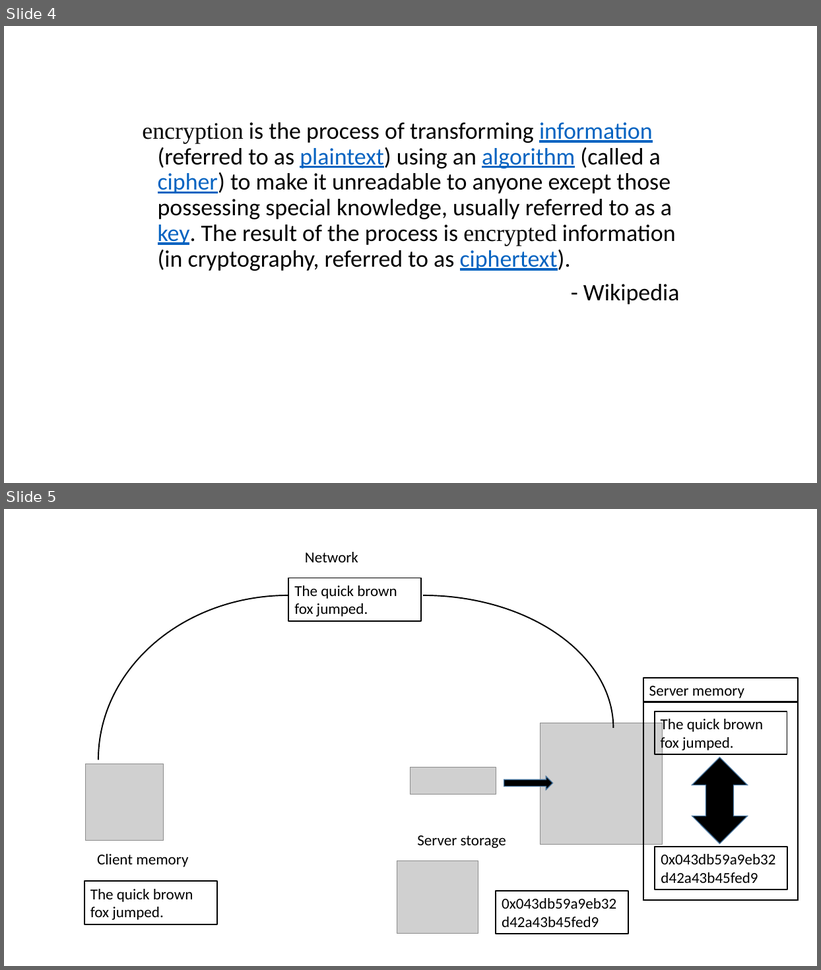
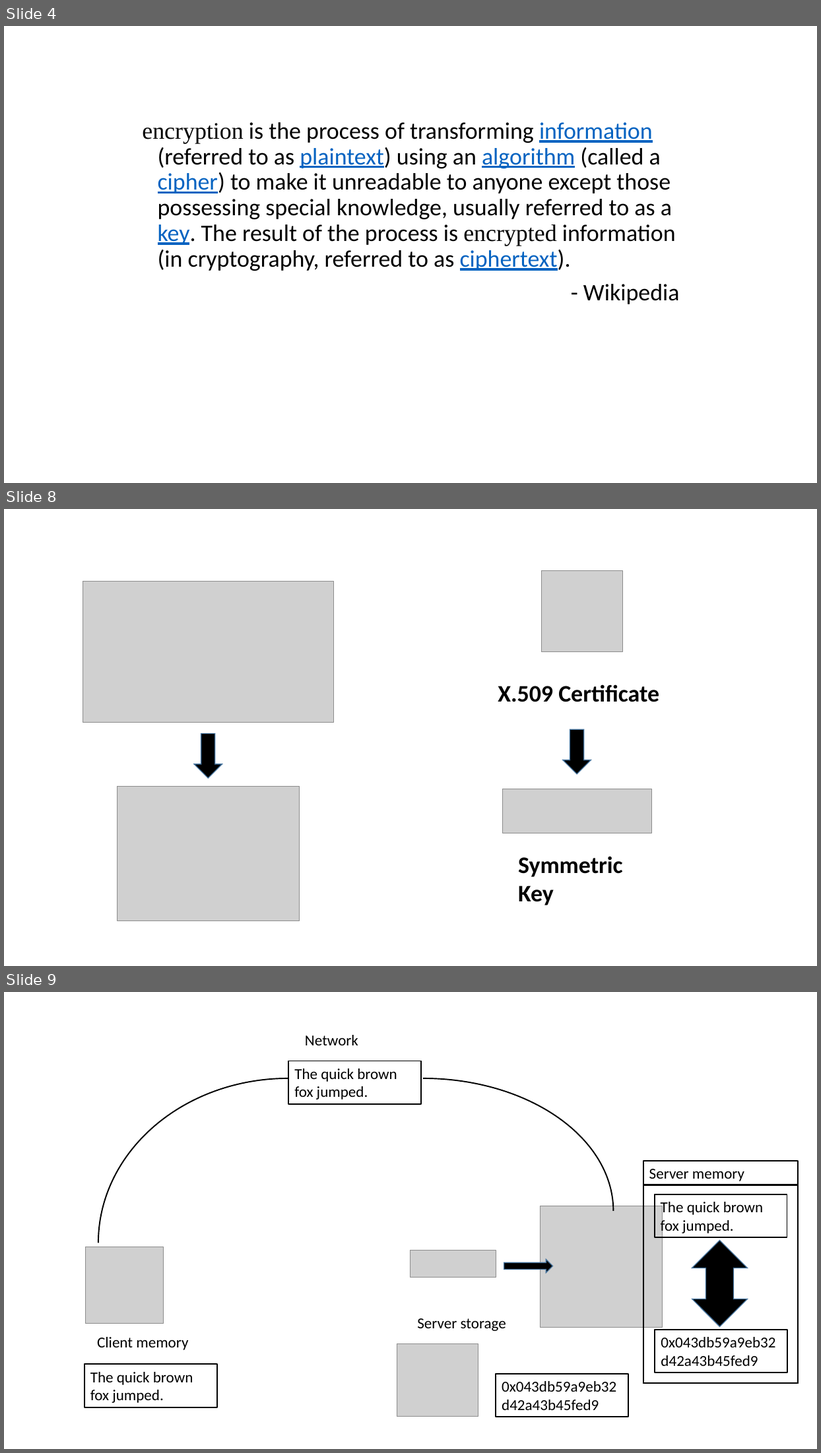
Before and after one commit to way0utwest/EndtoEndAlwaysEncrypted, a slide deck: EndtoEndAlwaysEncrypted.pptx. Shown one above the other, each under a label of ours: slides 4 and 5 before the commit, slides 4, 8 and 9 after it; the slides between them are not shown. The pictures are 821x970 and 821x1453 pixels, drawn with LibreOffice and Linux fonts; fonts in the diff are those of the drawing; grey boxes stand for pictures. Boxes give left, top, right and bottom in pixels: in the first picture for what was removed or moved away, otherwise in the second. Text is boxed around its words. In the diff, an @@ line names an element or a change of style, - is before the commit and + after.

```diff
--- a/EndtoEndAlwaysEncrypted.pptx
+++ b/EndtoEndAlwaysEncrypted.pptx
@@ slide 8 added at <box>4,509,817,966</box>, background #FFFFFF @@
@@ picture added at <box>83,581,334,722</box> @@
@@ picture added at <box>541,570,622,652</box> @@
@@ text added at <box>498,685,659,702</box>, 28 pt, text #000000, bold @@
+X.509 Certificate
@@ down arrow added at <box>194,734,222,779</box>, fill #000000, outline #43739E 1 pt @@
@@ down arrow added at <box>564,730,591,774</box>, fill #000000, outline #43739E 1 pt @@
@@ picture added at <box>117,787,298,921</box> @@
@@ picture added at <box>502,789,652,834</box> @@
@@ text added at <box>518,857,623,906</box>, 28 pt, text #000000, bold @@
+Symmetric
+Key
@@ what was slide 5 is now slide 9 @@
```
Also in this commit, not shown: 1 slide changed, 3 other slides added, 9 other files.
